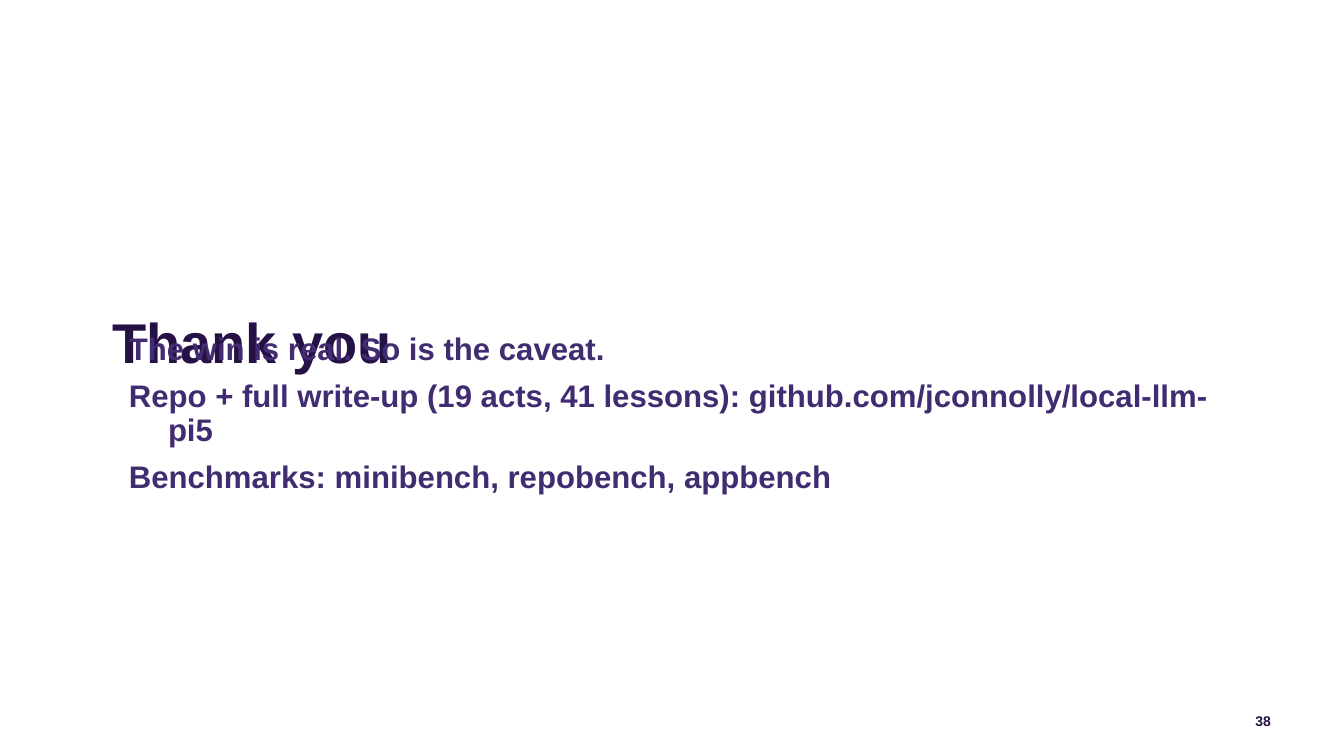
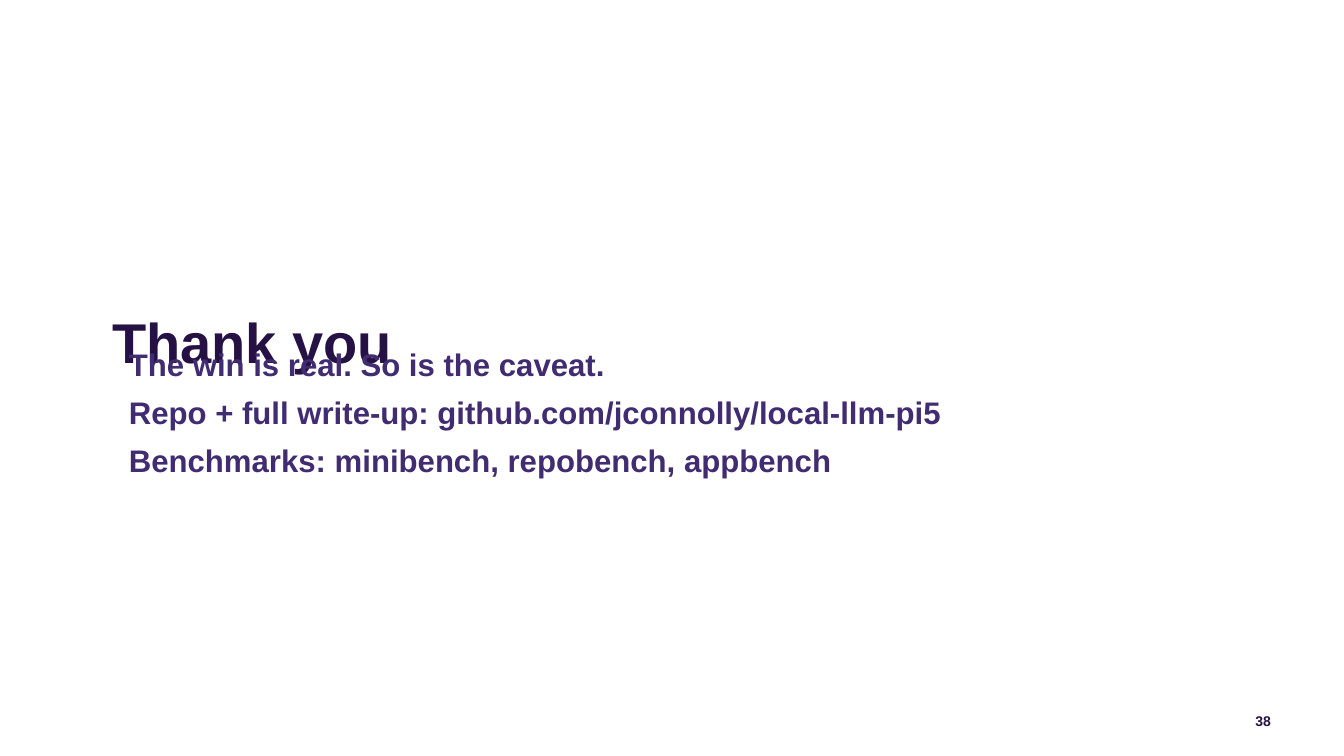
Before and after one commit to jconnolly/local-llm-pi5, a slide deck: slide 38 of local-llm-datasociety.pptx. Drawn at 1344x756 pixels with LibreOffice and Linux fonts; fonts in the diff are those of the drawing; background and template pictures are left out. Boxes give left, top, right and bottom in pixels: in the first picture for what was removed or moved away, otherwise in the second. Text is boxed around its words. In the diff, an @@ line names an element or a change of style, - is before the commit and + after.

```diff
--- a/local-llm-datasociety.pptx
+++ b/local-llm-datasociety.pptx
@@ subtitle at (x1=129, y1=401, x2=940, y2=430): text changed @@
-Repo + full write-up (19 acts, 41 lessons): github.com/jconnolly/local-llm-pi5
+Repo + full write-up: github.com/jconnolly/local-llm-pi5
```
Also in this commit, not shown: 8 other slides changed, 4 other files.
